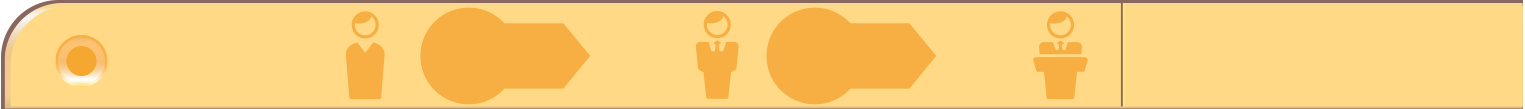
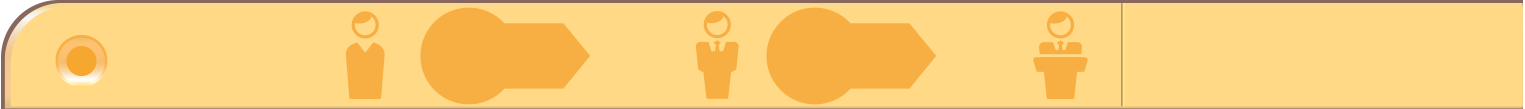
Comparing the layer stacks of the two 1525x109 images. Changes:
painted on "Vector Smart Object" over left=1120, top=3, right=1123, bottom=107
